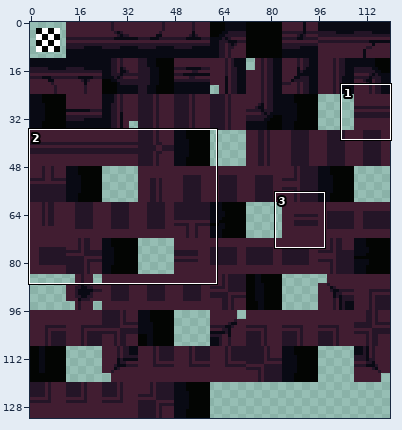
A sprite sheet gets an edit: tilesets/ts_library_foreground_2/output_tileset.png. The first picture is a wide view before the edit; the outline marks the close-up.
Close-up. Old version:
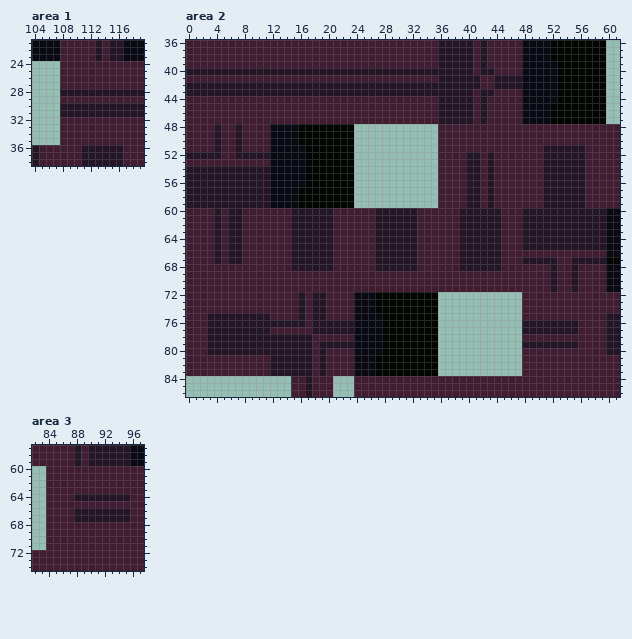
The file is 120x132 pixels. Colours within 5 levels of each other are drawn and written as one. Shown: area 1: x 104..119, y 21..38; area 2: x 0..61, y 36..86; area 3: x 82..97, y 57..74.
The result:
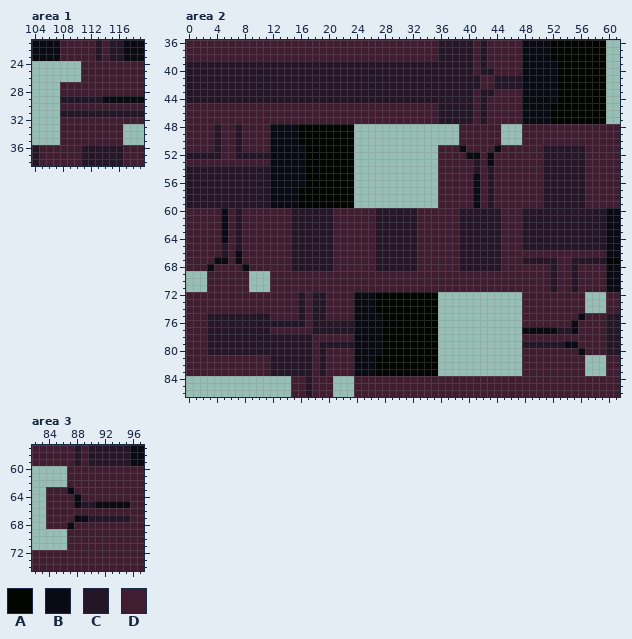
Palette (. is transparent): A #030503  B #090a14  C #241527  D #411d31
Difference:
Changed rows in their new state; - is an unchanged pixel.
Area 1:
first column x 108:
24 ...---------
25 ...---------
26 ...---------
28 DDDDDDDDDDDD
29 CCCCCCBBBBBB
30 DDDDDDDDDDDD
33 ---------...
34 ---------...
35 ---------...
Area 2:
first column x 0:
39 CCCCCCCCCCCCCCCCCCCCCCCCCCCCCCCCCCCC
41 CCCCCCCCCCCCCCCCCCCCCCCCCCCCCCCCCCCC
44 CCCCCCCCCCCCCCCCCCCCCCCCCCCCCCCCCCCC
first column x 0:
48 ------------------------------------...------...------------
49 ------------------------------------...------...------------
50 ------------------------------------...------...------------
51 ---------------------------------------B----B---------------
52 ----------------------------------------BB-B----------------
53 ----------------------------------------D--B----------------
54 ----------------------------------------D-------------------
55 ----------------------------------------DB------------------
56 ----------------------------------------DB------------------
57 ----------------------------------------DB------------------
58 ----------------------------------------DB------------------
59 ----------------------------------------DB------------------
60 ----DBD-----------------------------------------------------
61 ----DBD-----------------------------------------------------
62 ----DBD-----------------------------------------------------
63 ----DBD-----------------------------------------------------
64 ----DBD-----------------------------------------------------
65 ----DCD-----------------------------------------------------
66 ----DCDB----------------------------------------------------
67 ----BBDB----------------------------------------------------
68 ---B----B---------------------------------------------------
69 ...------...------------------------------------------------
70 ...------...------------------------------------------------
71 ...------...------------------------------------------------
72 ---------------------------------------------------------...
73 ---------------------------------------------------------...
74 ---------------------------------------------------------...
75 --------------------------------------------------------B---
76 ------------------------------------------------DDDDDDDB----
77 ------------------------------------------------BBBBB--B----
79 ------------------------------------------------------BB----
80 --------------------------------------------------------B---
81 ---------------------------------------------------------...
82 ---------------------------------------------------------...
83 ---------------------------------------------------------...
Area 3:
first column x 84:
60 ...---------
61 ...---------
62 ...---------
63 ---B--------
64 ----BDDDDDDD
65 ----BCCBBBBB
66 ----DDDDDDDD
67 ----BB------
68 ---B--------
69 ...---------
70 ...---------
71 ...---------
Boxes around the changes in both close-ups, in picture pixels (x1, y1, x2, y2):
changed: (60, 61, 144, 145)
changed: (186, 61, 438, 103)
changed: (438, 124, 522, 208)
changed: (186, 208, 270, 292)
changed: (522, 292, 606, 376)
changed: (46, 466, 130, 550)
